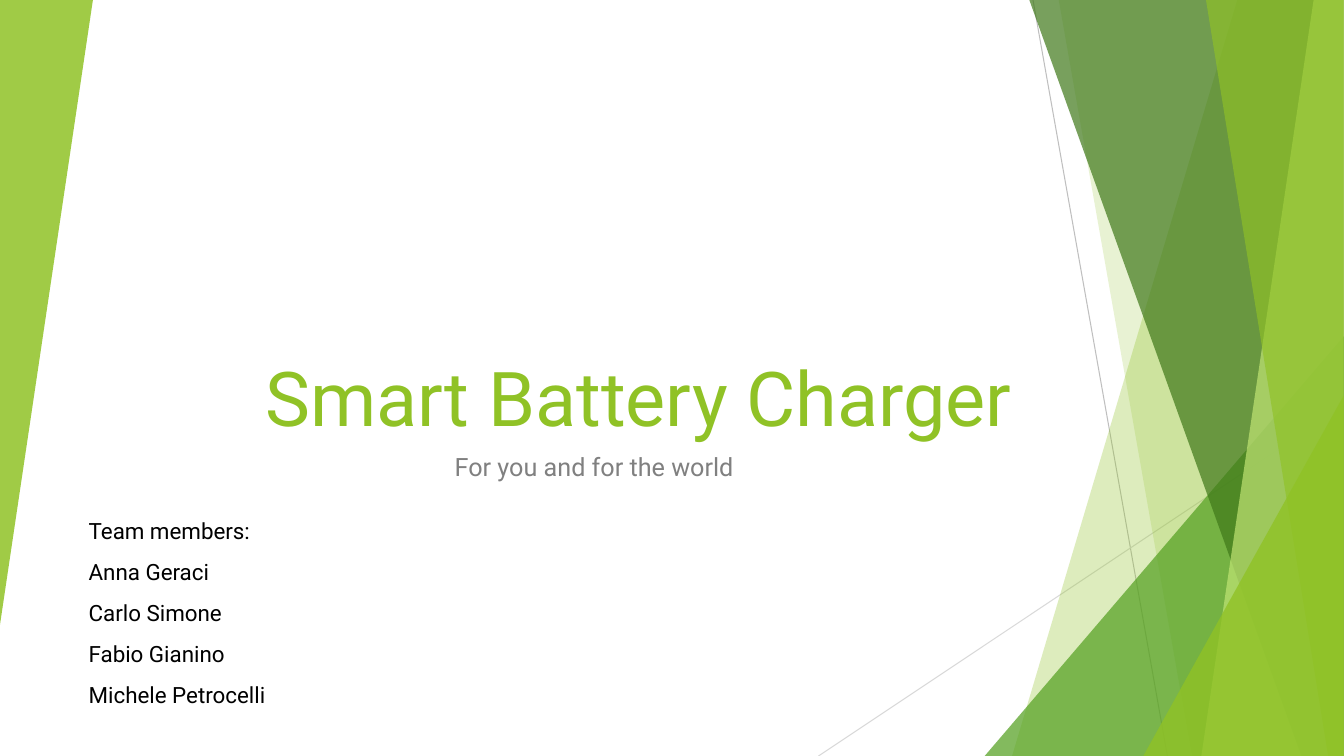
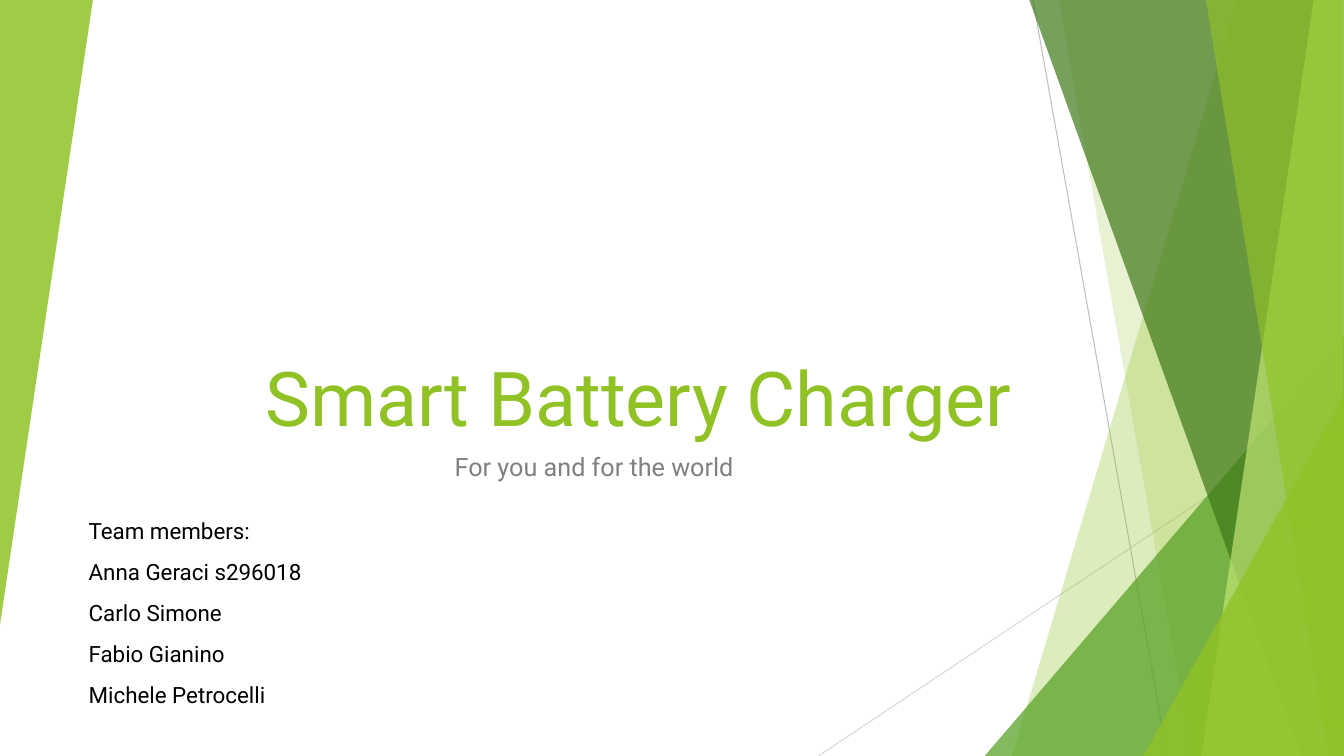
Before and after one commit to annageraci/Battery_Charger_Smart, a slide deck: slide 1 of Materiale Extra/Presentazione del progetto .pptx. Drawn at 1344x756 pixels with LibreOffice and Linux fonts; fonts in the diff are those of the drawing. Boxes give left, top, right and bottom in pixels: in the first picture for what was removed or moved away, otherwise in the second. Text is boxed around its words. In the diff, an @@ line names an element or a change of style, - is before the commit and + after.

```diff
--- a/Materiale Extra/Presentazione del progetto .pptx
+++ b/Materiale Extra/Presentazione del progetto .pptx
@@ text at (89,564,302,581): text changed @@
-Anna Geraci
+Anna Geraci s296018
```
Also in this commit, not shown: 6 slides added, 4 slides removed, 1 other file.
